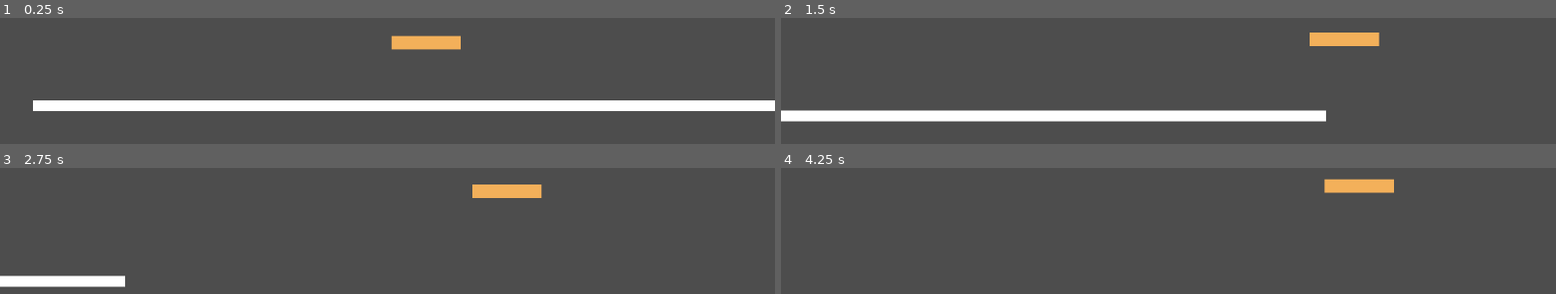
Above: before the commit, frames 1-4 (two rows, left to right).
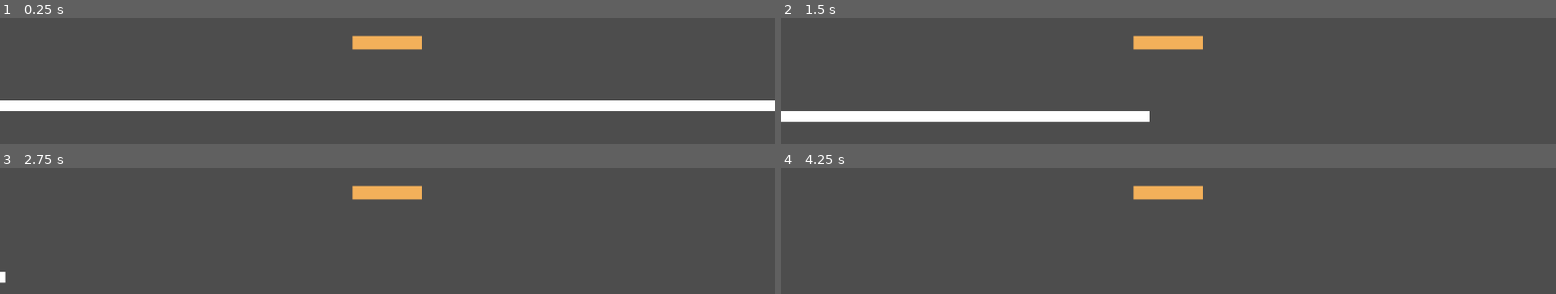
Above: after the commit, the same moments.

Repository: star6fish/DigitalTechInternalInternal
Game: Godot game, scene res://scenes/TestingScene.tscn
Same seed, same stepped clock (60 frames per second), same inputs: the game is played once before the commit and once after it. The project has no main scene, so this scene is started directly.
Inputs:
- Up to frame 1 (0.25 s): no input
- Up to frame 2 (1.5 s): hold Right (ui_right) from 0.53 s (still down); tap Up (ui_up) at 0.77 s
- Up to frame 3 (2.75 s): tap Up (ui_up) at 1.52 s; release Right (ui_right) at 2.03 s; hold Left (ui_left) from 2.03 s (still down)
- Up to frame 4 (4.25 s): release Left (ui_left) at 2.78 s; hold Right (ui_right) from 2.78 s (still down); tap Up (ui_up) at 3.02, 3.77 s

The runs differ from the first frame. In frame 1, 1.5% of the frame differs, in the area x 0-60%, y 13-74%; in frame 2, 5.2%, in the area x 0-78%, y 11-84%; in frame 3, 3.5%; in frame 4, 2.1%.

Commit message:
7/06/2024
Player Movement

Diff:
--- a/assets/Player.tscn
+++ b/assets/Player.tscn
@@ -19,7 +19,4 @@
 color = Color(0.952941, 0.690196, 0.352941, 1)
 
 [node name="Camera2D" type="Camera2D" parent="."]
-position_smoothing_enabled = true
-position_smoothing_speed = 2.0
-rotation_smoothing_enabled = true
 rotation_smoothing_speed = 2.0
--- a/scripts/Player.gd
+++ b/scripts/Player.gd
@@ -26,8 +26,10 @@
 	velocity.x += SPEED
 
 	if direction_y:
-		velocity.y = direction_y * SPEED
+		velocity.y = direction_y * (abs(0.8 * direction_y) * SPEED)
+		rotation = rotate_toward(rotation, 0.8 * direction_y, delta * 2)
 	else:
 		velocity.y = move_toward(velocity.y, 0, SPEED)
+		rotation = rotate_toward(rotation, 0, delta * 2)
 
 	move_and_slide()
